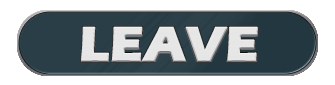
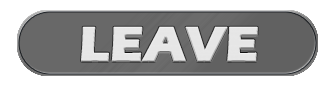
Layer changes from the first w=335, h=85 image to the second:
pixels changed over [19, 12, 316, 74] (layer not identified)
